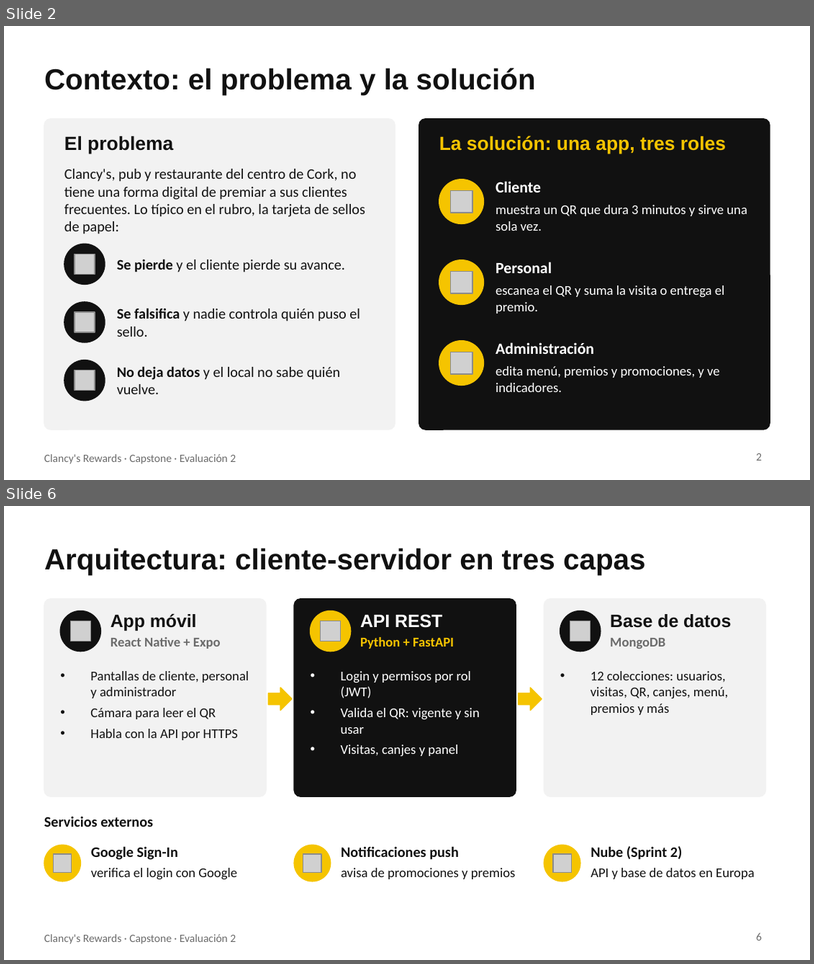
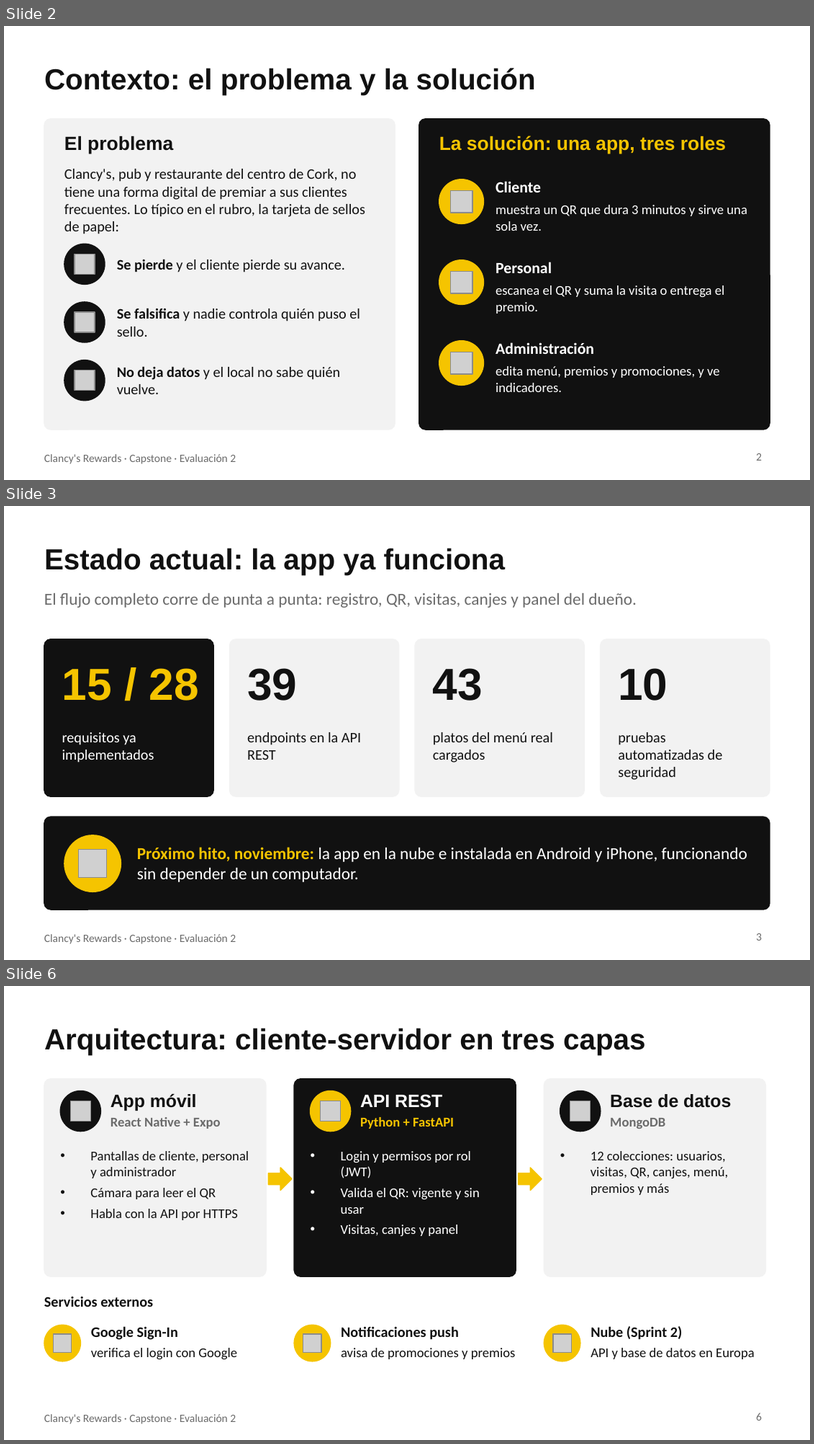
Before and after one commit to 44ndy/clancys-rewards, a slide deck: Fase 2/Evidencias Proyecto/Presentación Proyecto.pptx. Shown one above the other, each under a label of ours: slides 2 and 6 before the commit, slides 2, 3 and 6 after it; the slides between them are not shown. The pictures are 814x964 and 814x1444 pixels, drawn with LibreOffice and Linux fonts; fonts in the diff are those of the drawing; grey boxes stand for pictures. Boxes give left, top, right and bottom in pixels: in the first picture for what was removed or moved away, otherwise in the second. Text is boxed around its words. In the diff, an @@ line names an element or a change of style, - is before the commit and + after.

Commit message:
Mostrar el estado actual de la app y simplificar la lámina de requisitos

```diff
--- a/Fase 2/Evidencias Proyecto/Presentación Proyecto.pptx
+++ b/Fase 2/Evidencias Proyecto/Presentación Proyecto.pptx
@@ slide 3 added at [4,506,810,960], background #FFFFFF; not listed: 1 template element that a slide beside it also shows @@
@@ title added at [44,548,506,575], 26 pt, text #111111, bold @@
+Estado actual: la app ya funciona
@@ text added at [44,593,637,608], 15 pt, text #6B6B6B @@
+El flujo completo corre de punta a punta: registro, QR, visitas, canjes y panel del dueño.
@@ rounded rectangle added at [44,639,214,796], fill #111111, outline #111111 1 pt @@
@@ rounded rectangle added at [230,639,399,796], fill #F2F2F2, outline #F2F2F2 1 pt @@
@@ rounded rectangle added at [415,639,584,796], fill #F2F2F2, outline #F2F2F2 1 pt @@
@@ rounded rectangle added at [601,639,770,796], fill #F2F2F2, outline #F2F2F2 1 pt @@
@@ text added at [62,668,198,700], 40 pt, text #F5C400, bold @@
+15 / 28
@@ text added at [247,668,297,700], 40 pt, text #111111, bold @@
+39
@@ text added at [433,668,483,700], 40 pt, text #111111, bold @@
+43
@@ text added at [618,668,668,700], 40 pt, text #111111, bold @@
+10
@@ text added at [62,732,154,762], 13 pt, text #FFFFFF @@
+requisitos ya implementados
@@ text added at [247,732,361,759], 13 pt, text #111111 @@
+endpoints en la API REST
@@ text added at [433,732,553,762], 13 pt, text #111111 @@
+platos del menú real cargados
@@ text added at [618,732,723,780], 13 pt, text #111111 @@
+pruebas automatizadas de seguridad
@@ rounded rectangle added at [44,816,770,909], fill #111111, outline #111111 1 pt @@
@@ ellipse added at [64,835,121,891], fill #F5C400, outline #F5C400 1 pt @@
@@ picture added at [79,849,107,877] @@
@@ text added at [137,847,748,882], 15 pt, text #FFFFFF @@
+Próximo hito, noviembre: la app en la nube e instalada en Android y iPhone, funcionando sin depender de un computador.
@@ page number added at [756,933,762,940], 10 pt, text #6B6B6B @@
+3
```
Also in this commit, not shown: 4 slides changed, 1 slide removed.
